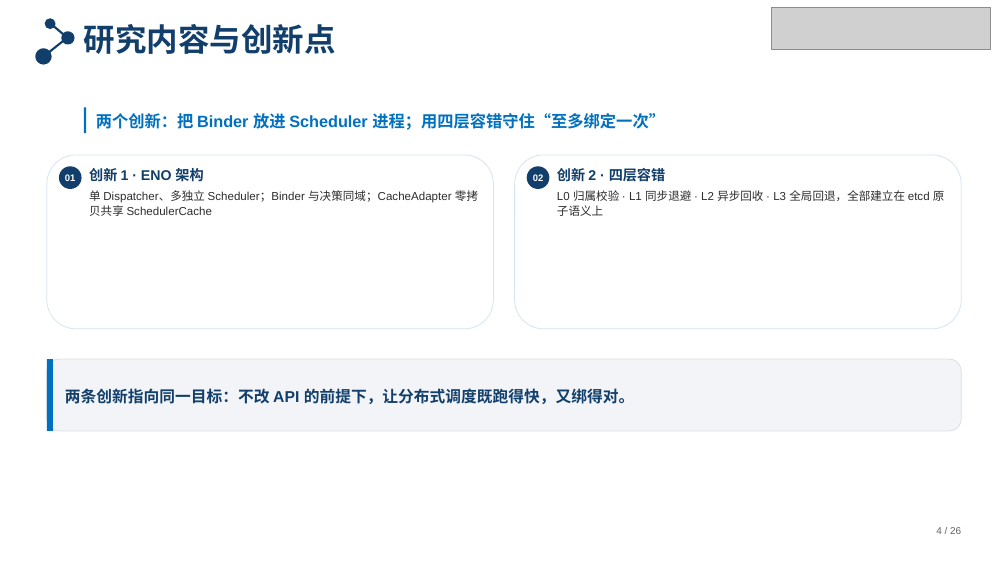
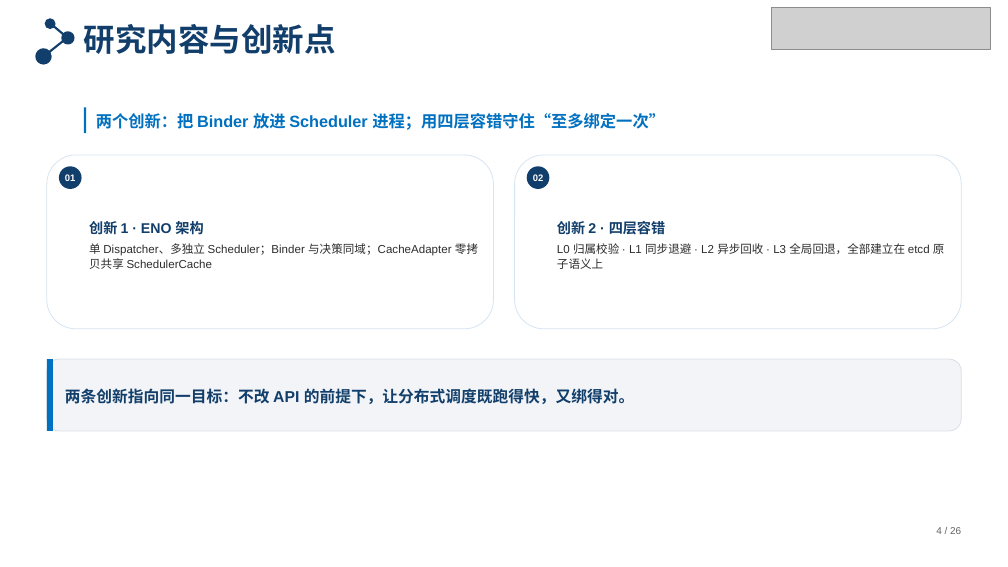
Before and after one commit to tengfei86/godel-scheduler, a slide deck: slide 4 of docs/thesis/defense/答辩PPT-北航模板版.pptx. Drawn at 1008x567 pixels with LibreOffice and Linux fonts; fonts in the diff are those of the drawing; grey boxes stand for pictures. Boxes give left, top, right and bottom in pixels: in the first picture for what was removed or moved away, otherwise in the second. Text is boxed around its words. In the diff, an @@ line names an element or a change of style, - is before the commit and + after.

```diff
--- a/docs/thesis/defense/答辩PPT-北航模板版.pptx
+++ b/docs/thesis/defense/答辩PPT-北航模板版.pptx
@@ text "创新 1 · ENO 架构" at <box>89,221,478,269</box>: vertical alignment top to middle @@
@@ text "创新 2 · 四层容错" at <box>557,221,945,269</box>: vertical alignment top to middle @@
```
Also in this commit, not shown: 1 other slide changed, 2 other files.
